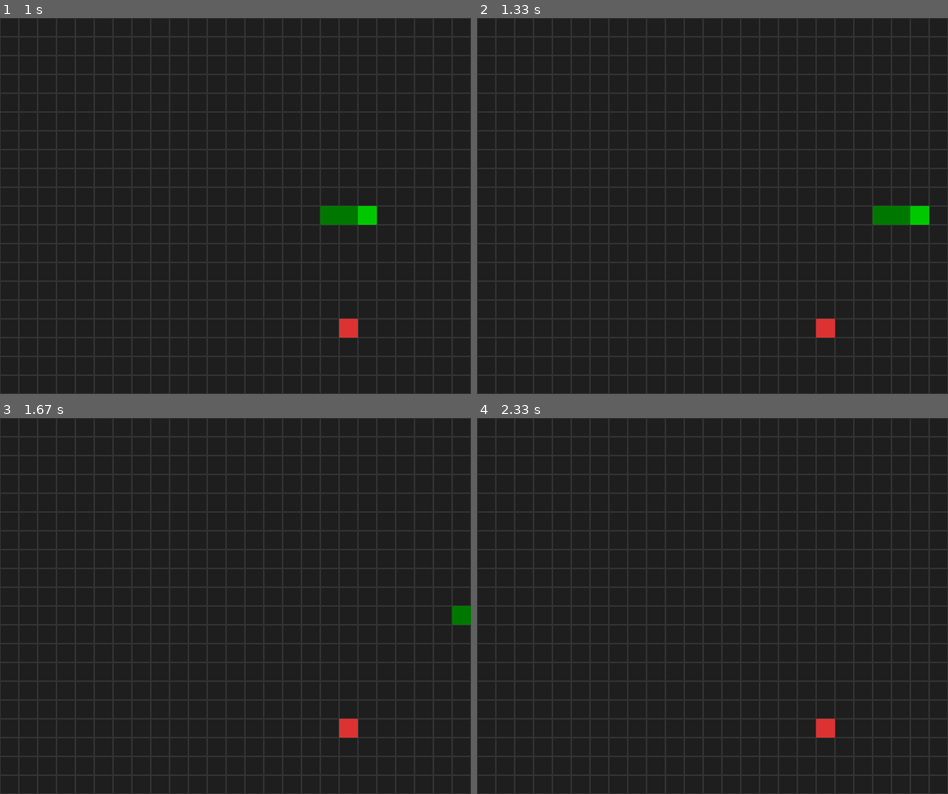
Above: before the commit, frames 1-4 (two rows, left to right).
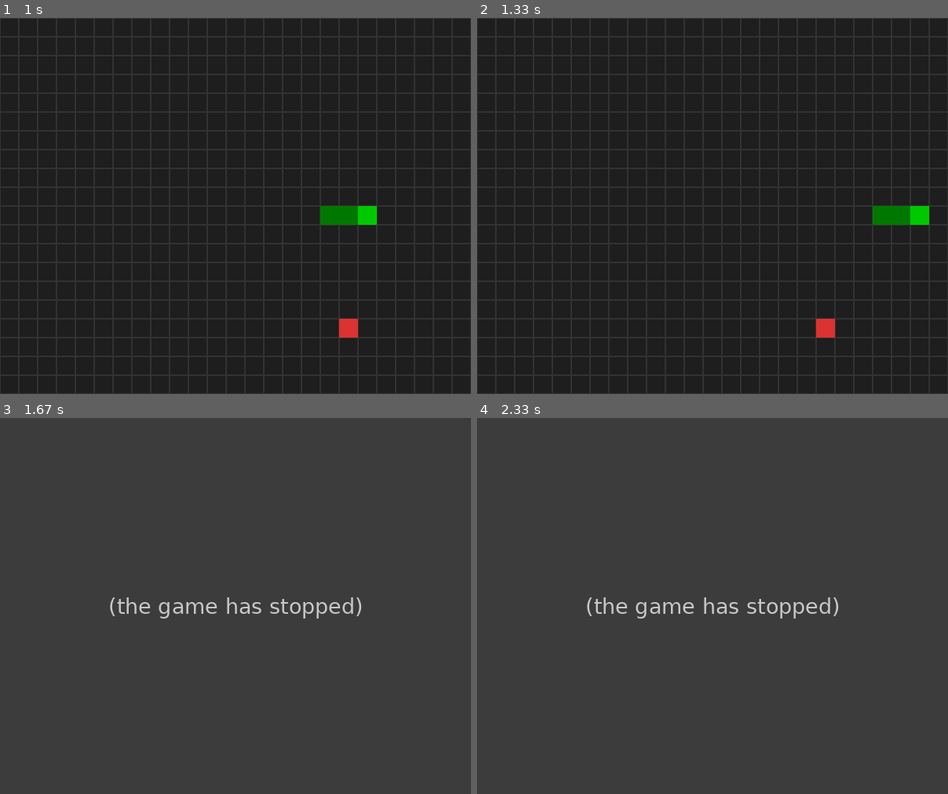
Above: after the commit, the same moments.

Repository: theKHutDeveloper/pygame_arcade_games
Game: pygame game, started from snake/main.py
The game is run twice, just before and just after one commit, with the same random seed, the same clock (stepped at 60 frames per second) and the same inputs.
Inputs:
- Up to frame 1 (1 s): no input
- Up to frame 2 (1.33 s): no input
- Up to frame 3 (1.67 s): no input
- Up to frame 4 (2.33 s): no input

Frames 1-2 are identical in both runs. In frame 3, 84% of the frame differs, in the area x 0-100%, y 0-100%; in frame 4, 84%.
After the commit the program exited at 1.5 s; later frames show no game.

Commit message:
feat(snake): add wall collision system with game over behaviour
- Implement SnakeWallCollisionSystem to detect grid boundary collisions
- End game when snake head leaves the grid
- Updated main loop to respect world.running flag

Diff:
--- a/snake/main.py
+++ b/snake/main.py
@@ -9,6 +9,7 @@
     FoodSpawnSystem,
     FoodEatingSystem,
     RenderFoodSystem,
+    SnakeWallCollisionSystem,
 )
 from snake.spawn import spawn_snake
 
@@ -25,22 +26,23 @@
     spawn_snake(world)
 
     world.add_system(SnakeMovementSystem())
+    world.add_system(SnakeWallCollisionSystem())
     world.add_system(FoodEatingSystem())
     world.add_system(FoodSpawnSystem())
 
     world.add_system(RenderGridSystem(screen))
     world.add_system(RenderFoodSystem(screen))
     world.add_system(RenderSnakeSystem(screen))
-    running = True
+    _ = world.running
 
-    while running:
+    while world.running:
 
         dt = clock.tick(FPS) / 1000.0
         events = pygame.event.get()
 
         for event in events:
             if event.type == pygame.QUIT:
-                running = False
+                world.running = False
 
         screen.fill((30, 30, 30))
 
--- a/snake/systems.py
+++ b/snake/systems.py
@@ -2,7 +2,7 @@
 
 import random
 from ecs.system import System
-from snake.components import GridPosition, SnakeHead, SnakeBody, Direction, Food
+from snake.components import GridPosition, SnakeHead, SnakeBody, Direction, Food, Grow
 from snake.config import GRID_WIDTH, GRID_HEIGHT, CELL_SIZE
 
 
@@ -51,10 +51,11 @@
 
         head_entity, (head, head_pos, direction) = head_data[0]
 
-        # collect body segments
+        body_entities = []
         body_segments = []
 
         for entity, (body, pos) in world.get_entities_with(SnakeBody, GridPosition):
+            body_entities.append(entity)
             body_segments.append((body.order, pos))
 
         # sort body segments so they follow correctly
@@ -70,9 +71,24 @@
         head_pos.x += direction.x
         head_pos.y += direction.y
 
-        # move body segments
+        # move body
         for i, (_, pos) in enumerate(body_segments):
             pos.x, pos.y = previous_positions[i]
+
+        # check for grow component
+        grows = list(world.get_entities_with(Grow))
+
+        for entity, (grow,) in grows:
+            if entity == head_entity:
+                # new body position is last previous position
+                x, y = previous_positions[-1]
+                new_body = world.create_entity()
+
+                world.add_component(new_body, SnakeBody(order=len(body_segments)))
+                world.add_component(new_body, GridPosition(x, y))
+
+                # remove grow component
+                world.components[Grow].pop(head_entity, None)
 
 
 class FoodSpawnSystem(System):
@@ -117,4 +133,22 @@
 
         for food_entity, (food, food_pos) in foods:
             if head_pos.x == food_pos.x and head_pos.y == food_pos.y:
+                # remove the food
                 world.remove_entity(food_entity)
+
+                # tell the snake to grow
+                world.add_component(head_entity, Grow(1))
+
+
+class SnakeWallCollisionSystem(System):
+    def update(self, world, dt, events):
+        heads = list(world.get_entities_with(SnakeHead, GridPosition))
+
+        if not heads:
+            return
+
+        head_entity, (head, pos) = heads[0]
+
+        if pos.x < 0 or pos.x >= GRID_WIDTH or pos.y < 0 or pos.y >= GRID_HEIGHT:
+            print("Game Over: Hit wall")
+            world.running = False
